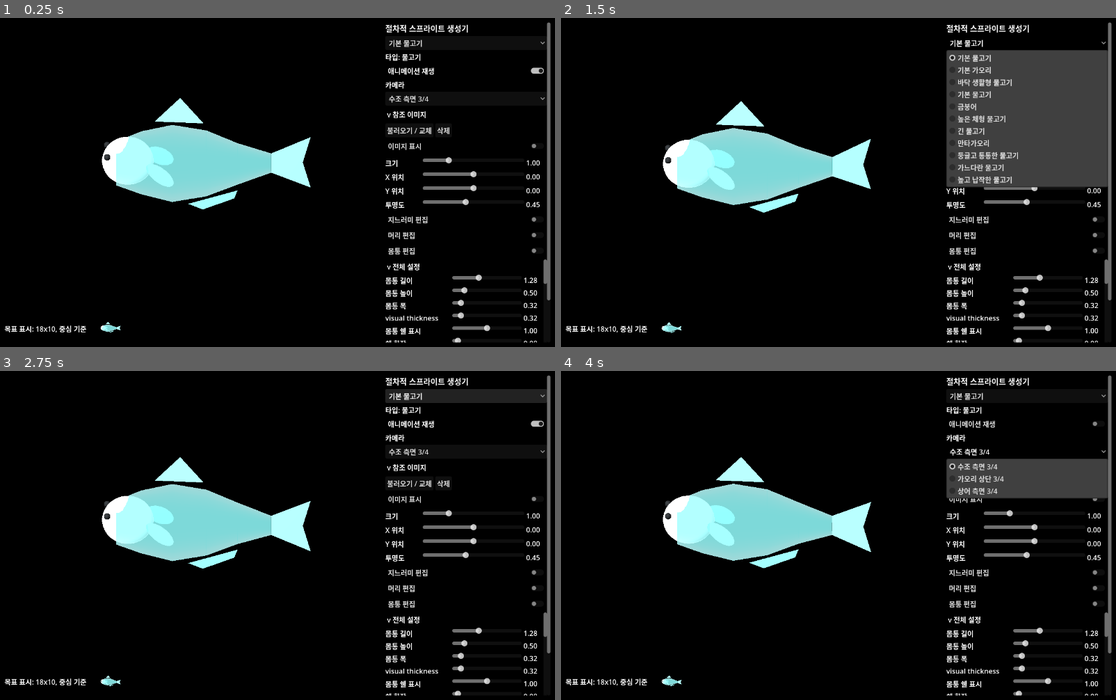
Above: before the commit, frames 1-4 (two rows, left to right).
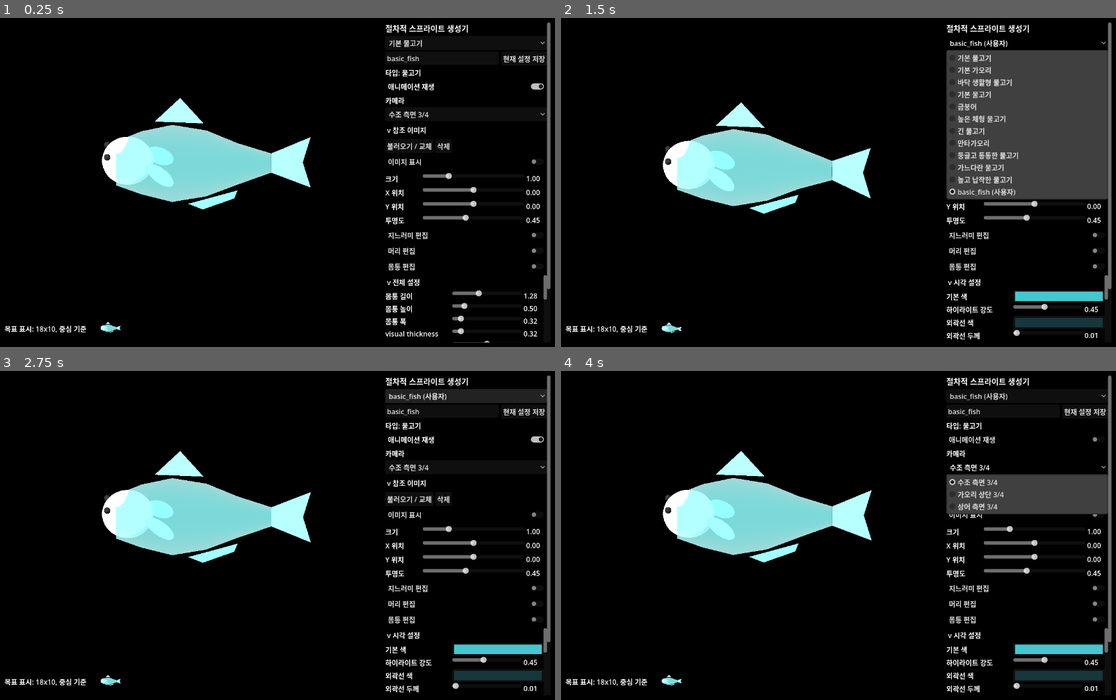
Above: after the commit, the same moments.

Repository: currywhaleshark/aquarium_sprite_mock-up_generator
Game: Godot game, scene res://scenes/Main.tscn
Two runs of this game, one before a commit and one after it. Both use one fixed random seed, a clock stepped at 60 frames per second and the inputs below.
Inputs (mouse positions are in pixels of both pictures, inside the frame that each line leads up to):
- Up to frame 1 (0.25 s): no input
- Up to frame 2 (1.5 s): click (1082, 57) at 0.5 s, where only the run after the commit has a clickable "현재 설정 저장"; click (1027, 44) at 1.25 s, where only the run before the commit has a clickable "기본 물고기"
- Up to frame 3 (2.75 s): click (466, 397) at 2 s, where only the run after the commit has a clickable "basic_fish (사용자)"
- Up to frame 4 (4 s): click "애니메이션 재생" at 2.75 s; click "수조 측면 3/4" at 3.5 s

The runs differ from the first frame. In frame 1, 3.7% of the frame differs, in the area x 69-100%, y 10-99%; in frame 2, 5.0%; in frame 3, 7.4%; in frame 4, 9.9%, in the area x 18-100%, y 6-99%.

Commit message:
Add user preset save load

Diff:
--- /dev/null
+++ b/scenes/UserPresetMainTest.tscn
@@ -0,0 +1,6 @@
+[gd_scene format=3 uid="uid://br72u187pajd1"]
+
+[ext_resource type="Script" path="res://scripts/tools/UserPresetMainTest.gd" id="1_main"]
+
+[node name="UserPresetMainTest" type="Node"]
+script = ExtResource("1_main")
--- /dev/null
+++ b/scenes/UserPresetStoreTest.tscn
@@ -0,0 +1,6 @@
+[gd_scene format=3 uid="uid://bdv6ic6j6pkj8"]
+
+[ext_resource type="Script" path="res://scripts/tools/UserPresetStoreTest.gd" id="1_store"]
+
+[node name="UserPresetStoreTest" type="Node"]
+script = ExtResource("1_store")
--- a/scripts/presets/PresetStore.gd
+++ b/scripts/presets/PresetStore.gd
@@ -3,22 +3,17 @@
 
 const BodyProfileScript := preload("res://scripts/creature/BodyProfile.gd")
 const PRESET_DIR := "res://presets"
+const USER_PRESET_DIR := "user://presets"
 
 static func load_all() -> Array[Dictionary]:
 	var presets: Array[Dictionary] = []
-	var dir := DirAccess.open(PRESET_DIR)
-	if dir == null:
-		return presets
-	dir.list_dir_begin()
-	var file_name := dir.get_next()
-	while file_name != "":
-		if not dir.current_is_dir() and file_name.ends_with(".json"):
-			var preset := load_preset("%s/%s" % [PRESET_DIR, file_name])
-			if not preset.is_empty():
-				presets.append(preset)
-		file_name = dir.get_next()
-	dir.list_dir_end()
-	presets.sort_custom(func(a: Dictionary, b: Dictionary) -> bool: return String(a.get("name", "")) < String(b.get("name", "")))
+	presets.append_array(_load_from_dir(PRESET_DIR, "built_in"))
+	presets.append_array(_load_from_dir(USER_PRESET_DIR, "user"))
+	presets.sort_custom(func(a: Dictionary, b: Dictionary) -> bool:
+		var left := "%s:%s" % [String(a.get("_preset_source", "")), String(a.get("name", ""))]
+		var right := "%s:%s" % [String(b.get("_preset_source", "")), String(b.get("name", ""))]
+		return left < right
+	)
 	return presets
 
 static func load_preset(path: String) -> Dictionary:
@@ -40,6 +35,69 @@
 	file.close()
 	return OK
 
+static func sanitize_preset_filename(preset_name: String) -> String:
+	var source := preset_name.strip_edges()
+	var slug := ""
+	var previous_was_separator := false
+	for i in source.length():
+		var code := source.unicode_at(i)
+		var character := source.substr(i, 1)
+		var is_ascii_letter := (code >= 65 and code <= 90) or (code >= 97 and code <= 122)
+		var is_digit := code >= 48 and code <= 57
+		var is_hangul := (code >= 0xac00 and code <= 0xd7af) or (code >= 0x1100 and code <= 0x11ff) or (code >= 0x3130 and code <= 0x318f)
+		var is_separator := code <= 32 or character == "_"
+		if is_ascii_letter or is_digit or is_hangul or character == "-":
+			slug += character
+			previous_was_separator = false
+		elif is_separator:
+			if slug != "" and not previous_was_separator:
+				slug += "_"
+				previous_was_separator = true
+	if slug.ends_with("_"):
+		slug = slug.substr(0, slug.length() - 1)
+	if slug == "":
+		return "user_preset"
+	return slug
+
+static func save_user_preset(preset_name: String, preset: Dictionary) -> Dictionary:
+	var display_name := preset_name.strip_edges()
+	if display_name == "":
+		display_name = "user_preset"
+	var saved_preset := preset.duplicate(true)
+	saved_preset["name"] = display_name
+	saved_preset.erase("_preset_source")
+	saved_preset.erase("_preset_path")
+	var parameters: Dictionary = saved_preset.get("parameters", {})
+	if not parameters.is_empty():
+		saved_preset = BodyProfileScript.split_parameters_into_profiles(parameters, saved_preset)
+		saved_preset["name"] = display_name
+	var absolute_dir := ProjectSettings.globalize_path(USER_PRESET_DIR)
+	var dir_error := DirAccess.make_dir_recursive_absolute(absolute_dir)
+	if dir_error != OK:
+		return {"error": dir_error, "path": ""}
+	var path := "%s/%s.json" % [USER_PRESET_DIR, sanitize_preset_filename(display_name)]
+	var error := save_preset(path, saved_preset)
+	return {"error": error, "path": path}
+
+static func _load_from_dir(dir_path: String, source: String) -> Array[Dictionary]:
+	var presets: Array[Dictionary] = []
+	var dir := DirAccess.open(dir_path)
+	if dir == null:
+		return presets
+	dir.list_dir_begin()
+	var file_name := dir.get_next()
+	while file_name != "":
+		if not dir.current_is_dir() and file_name.ends_with(".json"):
+			var path := "%s/%s" % [dir_path, file_name]
+			var preset := load_preset(path)
+			if not preset.is_empty():
+				preset["_preset_source"] = source
+				preset["_preset_path"] = path
+				presets.append(preset)
+		file_name = dir.get_next()
+	dir.list_dir_end()
+	return presets
+
 static func normalize_preset(preset: Dictionary) -> Dictionary:
 	var normalized := preset.duplicate(true)
 	if normalized.has("type") and not normalized.has("creature_type"):
--- /dev/null
+++ b/scripts/tools/UserPresetMainTest.gd
@@ -0,0 +1,56 @@
+extends Node
+
+const MainScript := preload("res://scripts/ui/Main.gd")
+
+var created_paths: Array[String] = []
+
+func _ready() -> void:
+	var main := MainScript.new()
+	add_child(main)
+	await get_tree().process_frame
+	await get_tree().process_frame
+	await get_tree().process_frame
+
+	var preset_name_edit: LineEdit = main.get("preset_name_edit")
+	var save_preset_button: Button = main.get("save_preset_button")
+	var preset_option: OptionButton = main.get("preset_option")
+	assert(preset_name_edit != null)
+	assert(save_preset_button != null)
+	assert(preset_option != null)
+
+	var preset_name := "codex_user_preset_main_%d" % Time.get_ticks_msec()
+	preset_name_edit.text = preset_name
+	save_preset_button.pressed.emit()
+	await get_tree().process_frame
+	await get_tree().process_frame
+
+	var current_preset: Dictionary = main.get("current_preset")
+	assert(String(current_preset.get("name", "")) == preset_name)
+	assert(String(current_preset.get("_preset_source", "")) == "user")
+	var saved_path := String(current_preset.get("_preset_path", ""))
+	assert(saved_path != "")
+	created_paths.append(saved_path)
+
+	var found_in_dropdown := false
+	for i in preset_option.item_count:
+		if String(preset_option.get_item_text(i)).contains(preset_name):
+			found_in_dropdown = true
+	assert(found_in_dropdown)
+
+	_cleanup()
+	DirAccess.make_dir_recursive_absolute(ProjectSettings.globalize_path("res://exports/test_results"))
+	var file := FileAccess.open("res://exports/test_results/user_preset_main.ok", FileAccess.WRITE)
+	file.store_string("main ui saved and selected user preset")
+	file.close()
+	print("USER_PRESET_MAIN_TEST_OK")
+	get_tree().quit(0)
+
+func _exit_tree() -> void:
+	_cleanup()
+
+func _cleanup() -> void:
+	for path in created_paths:
+		var absolute_path := ProjectSettings.globalize_path(path)
+		if FileAccess.file_exists(path) or FileAccess.file_exists(absolute_path):
+			DirAccess.remove_absolute(absolute_path)
+	created_paths.clear()
--- /dev/null
+++ b/scripts/tools/UserPresetStoreTest.gd
@@ -0,0 +1,67 @@
+extends Node
+
+const BodyProfileScript := preload("res://scripts/creature/BodyProfile.gd")
+const PresetStoreScript := preload("res://scripts/presets/PresetStore.gd")
+
+var created_paths: Array[String] = []
+
+func _ready() -> void:
+	assert(PresetStoreScript.sanitize_preset_filename("My Preset! 01") == "My_Preset_01")
+	assert(PresetStoreScript.sanitize_preset_filename(" !!! ") == "user_preset")
+	assert(PresetStoreScript.sanitize_preset_filename("금붕어 튜닝 🐟") == "금붕어_튜닝")
+
+	var preset := PresetStoreScript.load_preset("res://presets/basic_fish.json")
+	assert(not preset.is_empty())
+	var parameters: Dictionary = preset.get("parameters", {}).duplicate(true)
+	BodyProfileScript.apply_swim_mode(parameters, "tuna")
+	var body_profile: Dictionary = parameters.get("body_profile", {}).duplicate(true)
+	var rings: Array = body_profile.get("rings", []).duplicate(true)
+	assert(rings.size() >= 4)
+	var mid_ring: Dictionary = rings[3].duplicate(true)
+	mid_ring["upper_height"] = 0.73
+	rings[3] = mid_ring
+	body_profile["rings"] = rings
+	parameters["body_profile"] = body_profile
+	preset = BodyProfileScript.split_parameters_into_profiles(parameters, preset)
+
+	var preset_name := "codex_user_preset_store_%d" % Time.get_ticks_msec()
+	var result: Dictionary = PresetStoreScript.save_user_preset(preset_name, preset)
+	assert(int(result.get("error", FAILED)) == OK, "save_user_preset failed: %s" % result)
+	var saved_path := String(result.get("path", ""))
+	assert(saved_path.begins_with(PresetStoreScript.USER_PRESET_DIR))
+	created_paths.append(saved_path)
+
+	var loaded := PresetStoreScript.load_preset(saved_path)
+	assert(String(loaded.get("name", "")) == preset_name)
+	var loaded_parameters: Dictionary = loaded.get("parameters", {})
+	assert(String(loaded_parameters.get("swim_mode", "")) == "tuna")
+	assert(abs(float(loaded_parameters.get("body_wave_amount", 0.0)) - 0.12) < 0.001)
+	var loaded_rings: Array = loaded_parameters.get("body_profile", {}).get("rings", [])
+	assert(abs(float(loaded_rings[3].get("upper_height", 0.0)) - 0.73) < 0.001)
+
+	var all_presets: Array[Dictionary] = PresetStoreScript.load_all()
+	var found := false
+	for loaded_preset in all_presets:
+		if String(loaded_preset.get("name", "")) == preset_name:
+			found = true
+			assert(String(loaded_preset.get("_preset_source", "")) == "user")
+			assert(String(loaded_preset.get("_preset_path", "")) == saved_path)
+	assert(found)
+
+	_cleanup()
+	DirAccess.make_dir_recursive_absolute(ProjectSettings.globalize_path("res://exports/test_results"))
+	var file := FileAccess.open("res://exports/test_results/user_preset_store.ok", FileAccess.WRITE)
+	file.store_string("user preset store preserved body and motion profiles")
+	file.close()
+	print("USER_PRESET_STORE_TEST_OK")
+	get_tree().quit(0)
+
+func _exit_tree() -> void:
+	_cleanup()
+
+func _cleanup() -> void:
+	for path in created_paths:
+		var absolute_path := ProjectSettings.globalize_path(path)
+		if FileAccess.file_exists(path) or FileAccess.file_exists(absolute_path):
+			DirAccess.remove_absolute(absolute_path)
+	created_paths.clear()
--- a/scripts/ui/Main.gd
+++ b/scripts/ui/Main.gd
@@ -31,6 +31,8 @@
 var presets: Array[Dictionary] = []
 var current_preset: Dictionary = {}
 var preset_option: OptionButton
+var preset_name_edit: LineEdit
+var save_preset_button: Button
 var creature_type_label: Label
 var playback_toggle: CheckButton
 var parameter_panel: ScrollContainer
@@ -53,11 +55,7 @@
 	add_child(exporter)
 	exporter.export_finished.connect(func(path: String) -> void: export_panel.set_status("출력 완료: %s" % path))
 	exporter.export_failed.connect(func(message: String) -> void: export_panel.set_status(message))
-	presets = PresetStoreScript.load_all()
-	for preset in presets:
-		preset_option.add_item(UiText.preset_name(String(preset.get("name", "unnamed"))))
-	if not presets.is_empty():
-		_load_preset(0)
+	_reload_presets()
 
 func _build_ui() -> void:
 	var root := HBoxContainer.new()
@@ -137,6 +135,20 @@
 	preset_option = OptionButton.new()
 	preset_option.item_selected.connect(_load_preset)
 	side.add_child(preset_option)
+
+	var preset_save_row := HBoxContainer.new()
+	preset_save_row.add_theme_constant_override("separation", 6)
+	side.add_child(preset_save_row)
+
+	preset_name_edit = LineEdit.new()
+	preset_name_edit.placeholder_text = "프리셋 이름"
+	preset_name_edit.size_flags_horizontal = Control.SIZE_EXPAND_FILL
+	preset_save_row.add_child(preset_name_edit)
+
+	save_preset_button = Button.new()
+	save_preset_button.text = "현재 설정 저장"
+	save_preset_button.pressed.connect(_save_current_preset)
+	preset_save_row.add_child(save_preset_button)
 
 	creature_type_label = Label.new()
 	creature_type_label.text = "타입: 물고기"
@@ -280,6 +292,8 @@
 		head_editor_panel.call("set_parameters", current_preset.get("parameters", {}))
 	if body_editor_panel:
 		body_editor_panel.call("set_parameters", current_preset.get("parameters", {}))
+	if preset_name_edit:
+		preset_name_edit.text = String(current_preset.get("name", "unnamed"))
 	if reference_image_panel:
 		reference_image_panel.call("set_reference_settings", current_preset.get("reference_image", _default_reference_image_settings()))
 	else:
@@ -288,6 +302,49 @@
 	_update_display_preview_label()
 	_update_creature_type_label()
 	export_panel.set_status("%s 불러옴" % UiText.preset_name(String(current_preset.get("name", "unnamed"))))
+
+func _reload_presets(select_path: String = "") -> void:
+	presets = PresetStoreScript.load_all()
+	preset_option.clear()
+	for preset in presets:
+		preset_option.add_item(_preset_option_label(preset))
+	if presets.is_empty():
+		return
+	var selected_index := 0
+	if select_path != "":
+		for i in presets.size():
+			if String(presets[i].get("_preset_path", "")) == select_path:
+				selected_index = i
+				break
+	preset_option.select(selected_index)
+	_load_preset(selected_index)
+
+func _preset_option_label(preset: Dictionary) -> String:
+	var preset_name := String(preset.get("name", "unnamed"))
+	if String(preset.get("_preset_source", "")) == "user":
+		return "%s (사용자)" % preset_name
+	return UiText.preset_name(preset_name)
+
+func _save_current_preset() -> void:
+	if current_preset.is_empty():
+		return
+	var preset_name := preset_name_edit.text.strip_edges() if preset_name_edit else ""
+	if preset_name == "":
+		preset_name = String(current_preset.get("name", "user_preset"))
+	var preset_to_save := current_preset.duplicate(true)
+	preset_to_save["name"] = preset_name
+	var parameters: Dictionary = preset_to_save.get("parameters", {})
+	if not parameters.is_empty():
+		preset_to_save = BodyProfileScript.split_parameters_into_profiles(parameters, preset_to_save)
+		preset_to_save["name"] = preset_name
+	var result: Dictionary = PresetStoreScript.save_user_preset(preset_name, preset_to_save)
+	var error := int(result.get("error", FAILED))
+	if error != OK:
+		export_panel.set_status("프리셋 저장 실패: %s" % error_string(error))
+		return
+	var saved_path := String(result.get("path", ""))
+	_reload_presets(saved_path)
+	export_panel.set_status("프리셋 저장 완료: %s" % preset_name)
 
 func _apply_parameters_from_editor(parameters: Dictionary) -> void:
 	var synced_parameters := parameters.duplicate(true)
Not shown, changed: docs/2026-05-31-motion-handoff.md
Not shown, added: docs/superpowers/specs/2026-05-31-user-preset-save-load-design.md
